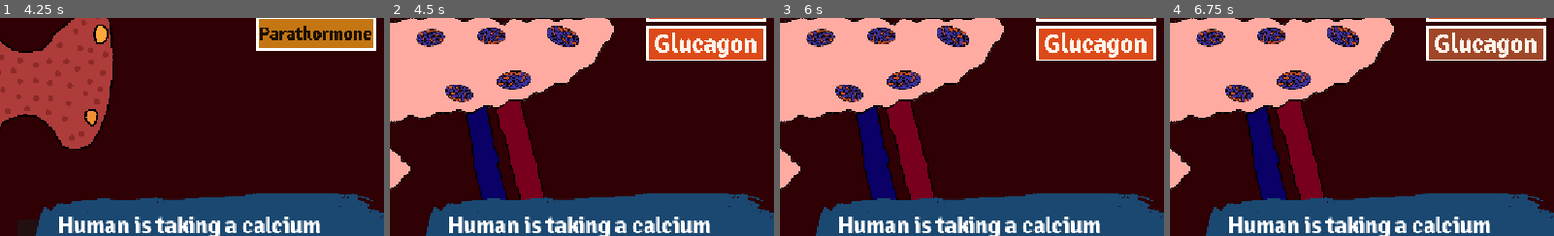
Above: before the commit, frames 1-4 (left to right).
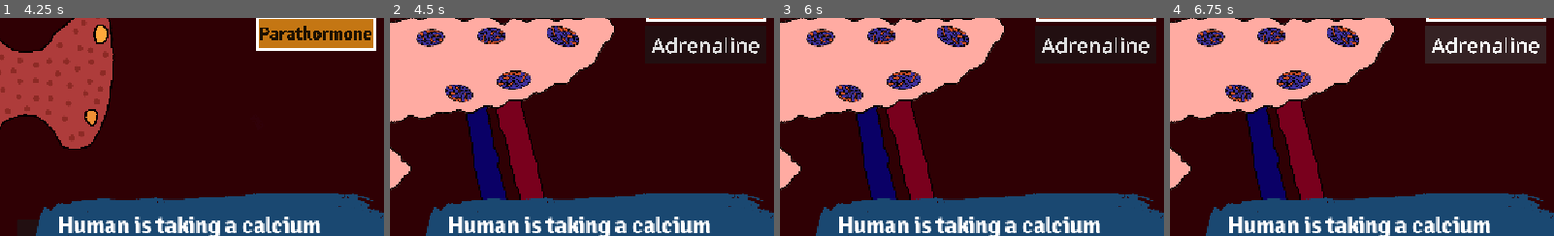
Above: after the commit, the same moments.

Repository: NileKnight1/hormonal-coordination
Game: Godot game, scene res://scenes/general.tscn
Two runs of this game, one before a commit and one after it. Both use one fixed random seed, a clock stepped at 60 frames per second and the inputs below. This scene is started directly instead of the project's main scene.
Inputs (mouse positions are % of the whole screen's width and height, from its top left):
- Up to frame 1 (4.25 s): click (86, 54) at 0.5 s; click (86, 64) at 1.25 s; click "▼" at 2 s; click (86, 30) at 2.75 s; click (86, 39) at 3.5 s
- Up to frame 2 (4.5 s): click "▼" at 4.25 s
- Up to frame 3 (6 s): click (86, 23) at 5 s; click (86, 33) at 5.75 s
- Up to frame 4 (6.75 s): click (86, 42) at 6.5 s
The pictures show only the part of the screen within x 45-95%, y 36-86%; the shares and areas given below are measured in that part.

Frame 1 is identical in both runs. In frame 2, 5.0% of the frame differs, in the area x 66-98%, y 3-20%; in frame 3, 5.0%; in frame 4, 5.1%, in the area x 66-98%, y 3-21%.

Commit message:
i added few sounds i forgot, and added ability to choose difficulty which mechanism was already added but player couldn't choose it yet

Diff:
--- a/scenes/general.tscn
+++ b/scenes/general.tscn
@@ -246,7 +246,7 @@
 texture_disabled = ExtResource("36_ktl3u")
 stretch_mode = 0
 
-[node name="glucagon2" type="TextureButton" parent="pancreas/Node" unique_id=648324177]
+[node name="adrenaline" type="Button" parent="pancreas/Node" unique_id=622895606]
 layout_mode = 0
 offset_left = 320.0
 offset_top = -81.477264
@@ -254,11 +254,8 @@
 offset_bottom = 483.52274
 scale = Vector2(0.1, 0.1)
 mouse_default_cursor_shape = 2
-texture_normal = ExtResource("33_kajyh")
-texture_pressed = ExtResource("34_v2ajq")
-texture_hover = ExtResource("35_4a8al")
-texture_disabled = ExtResource("36_ktl3u")
-stretch_mode = 0
+theme_override_font_sizes/font_size = 305
+text = "Adrenaline"
 
 [node name="Panel" type="Panel" parent="pancreas" unique_id=1992685420]
 z_index = -1
@@ -603,7 +600,7 @@
 [connection signal="pressed" from="thyroid/Control/parathormone" to="." method="_on_parathormone_pressed"]
 [connection signal="pressed" from="pancreas/Node/insulin" to="." method="_on_insulin_pressed"]
 [connection signal="pressed" from="pancreas/Node/glucagon" to="." method="_on_glucagon_pressed"]
-[connection signal="pressed" from="pancreas/Node/glucagon2" to="." method="_on_adrenaline_pressed"]
+[connection signal="pressed" from="pancreas/Node/adrenaline" to="." method="_on_adrenaline_pressed"]
 [connection signal="pressed" from="Button" to="." method="_on_button_pressed"]
 [connection signal="pressed" from="Button2" to="." method="_on_button2_pressed"]
 [connection signal="pressed" from="Button3" to="." method="_on_button3_pressed"]
--- a/scenes/main_menu.tscn
+++ b/scenes/main_menu.tscn
@@ -56,6 +56,7 @@
 texture = ExtResource("2_8ln24")
 
 [node name="main" type="Control" parent="CanvasLayer" unique_id=879933139]
+visible = false
 layout_mode = 3
 anchors_preset = 0
 
@@ -102,7 +103,6 @@
 text = "Highes Scores"
 
 [node name="glands" type="Control" parent="CanvasLayer" unique_id=1669411007]
-visible = false
 layout_mode = 3
 anchors_preset = 0
 
@@ -210,6 +210,49 @@
 text = "General
 "
 
+[node name="easy" type="Button" parent="CanvasLayer/glands" unique_id=1210542283]
+layout_mode = 0
+offset_left = 757.00006
+offset_top = 409.00003
+offset_right = 906.00006
+offset_bottom = 504.00003
+scale = Vector2(0.58, 0.58)
+theme_override_colors/font_hover_color = Color(0.48142892, 0.383729, 0.43473414, 1)
+theme_override_font_sizes/font_size = 69
+theme_override_styles/normal = SubResource("StyleBoxEmpty_oa1go")
+theme_override_styles/pressed = SubResource("StyleBoxEmpty_tbmy8")
+theme_override_styles/hover = SubResource("StyleBoxEmpty_jk1qb")
+text = "Easy
+"
+
+[node name="easy2" type="Button" parent="CanvasLayer/glands" unique_id=269421934]
+layout_mode = 0
+offset_left = 862.00006
+offset_top = 409.00003
+offset_right = 1011.00006
+offset_bottom = 504.00003
+scale = Vector2(0.58, 0.58)
+theme_override_colors/font_hover_color = Color(0.48142892, 0.383729, 0.43473414, 1)
+theme_override_font_sizes/font_size = 69
+theme_override_styles/normal = SubResource("StyleBoxEmpty_oa1go")
+theme_override_styles/pressed = SubResource("StyleBoxEmpty_tbmy8")
+theme_override_styles/hover = SubResource("StyleBoxEmpty_jk1qb")
+text = "Med"
+
+[node name="easy3" type="Button" parent="CanvasLayer/glands" unique_id=607260126]
+layout_mode = 0
+offset_left = 970.99994
+offset_top = 409.00003
+offset_right = 1120.0
+offset_bottom = 504.00003
+scale = Vector2(0.58, 0.58)
+theme_override_colors/font_hover_color = Color(0.48142892, 0.383729, 0.43473414, 1)
+theme_override_font_sizes/font_size = 69
+theme_override_styles/normal = SubResource("StyleBoxEmpty_oa1go")
+theme_override_styles/pressed = SubResource("StyleBoxEmpty_tbmy8")
+theme_override_styles/hover = SubResource("StyleBoxEmpty_jk1qb")
+text = "Hard"
+
 [node name="back" type="Button" parent="CanvasLayer/glands" unique_id=1679700425]
 layout_mode = 0
 offset_left = 125.0
@@ -1082,6 +1125,9 @@
 [connection signal="button_down" from="CanvasLayer/glands/adrenal" to="." method="_on_adrenal_button_down"]
 [connection signal="button_down" from="CanvasLayer/glands/thyroid" to="." method="_on_thyroid_button_down"]
 [connection signal="button_down" from="CanvasLayer/glands/general" to="." method="_on_general_button_down"]
+[connection signal="pressed" from="CanvasLayer/glands/easy" to="." method="_on_easy_pressed"]
+[connection signal="pressed" from="CanvasLayer/glands/easy2" to="." method="_on_med_pressed"]
+[connection signal="pressed" from="CanvasLayer/glands/easy3" to="." method="_on_hard_pressed"]
 [connection signal="button_down" from="CanvasLayer/glands/back" to="." method="_on_back_button_down"]
 [connection signal="pressed" from="CanvasLayer/scores/back" to="." method="_on_back_button_down"]
 [connection signal="pressed" from="CanvasLayer/tut" to="." method="_on_tut_pressed"]
--- a/scripts/general.gd
+++ b/scripts/general.gd
@@ -44,7 +44,7 @@
 
 var elapsed_time = 0
 
-var dif = 3
+var dif = global.dif
 var extreme_count = 0
 var extreme_time = 0
 
@@ -237,15 +237,19 @@
 
 
 func _on_button_pressed() -> void:
+	play_sound(click)
 	cam_pituitary.enabled = 0
 	cam_thyroid.enabled = 1
 func _on_button2_pressed() -> void:
+	play_sound(click)
 	cam_thyroid.enabled = 0
 	cam_pancreas.enabled = 1
 func _on_button3_pressed() -> void:
+	play_sound(click)
 	cam_thyroid.enabled = 1
 	cam_pancreas.enabled = 0
 func _on_button4_pressed() -> void:
+	play_sound(click)
 	cam_pituitary.enabled = 1
 	cam_thyroid.enabled = 0
 
@@ -265,28 +269,35 @@
 	#bmr += 2
 
 func _on_gh_pressed() -> void:
+	play_sound(click)
 	glucose += 2
 	water += 1
 	bp += 1
 	bmr += 3
 
 func _on_adh_pressed() -> void:
+	play_sound(click)
 	water += 5
 	bp += 3
 
 func _on_calcitonin_pressed() -> void:
+	play_sound(click)
 	calcium -= 2
 
 func _on_parathormone_pressed() -> void:
+	play_sound(click)
 	calcium += 2
 
 func _on_insulin_pressed() -> void:
+	play_sound(click)
 	glucose -= 8
 
 func _on_glucagon_pressed() -> void:
+	play_sound(click)
 	glucose += 4
 
 func _on_adrenaline_pressed() -> void:
+	play_sound(click)
 	glucose += 8
 	hr += 15
 	bp += 10
@@ -335,7 +346,7 @@
 	alive = 0
 	print("dead")
 	play_sound(lose)
-	global.update_scores("general", elapsed_time)
+	global.update_scores("general", elapsed_time*(4-dif))
 	$music.stop()
 	$"1s".stop()
 
--- a/scripts/global.gd
+++ b/scripts/global.gd
@@ -4,7 +4,7 @@
 var extreme = Color(0x89000cff)
 var medium = Color(0xd1ff00ff)
 var perfect = Color(0x2ebc00ff)
-
+var dif = 3
 
 var scores = {
 	"thyroid": 0,
--- a/scripts/main_menu.gd
+++ b/scripts/main_menu.gd
@@ -114,3 +114,15 @@
 func _on_play_pressed() -> void:
 	play_sound(click)
 	get_tree().change_scene_to_file(choosen)
+
+
+
+func _on_easy_pressed() -> void:
+	global.dif = 3
+
+
+func _on_med_pressed() -> void:
+	global.dif = 2
+
+func _on_hard_pressed() -> void:
+	global.dif = 1
Binary file added: assets/image.png
Not shown, added: assets/image.png.import
